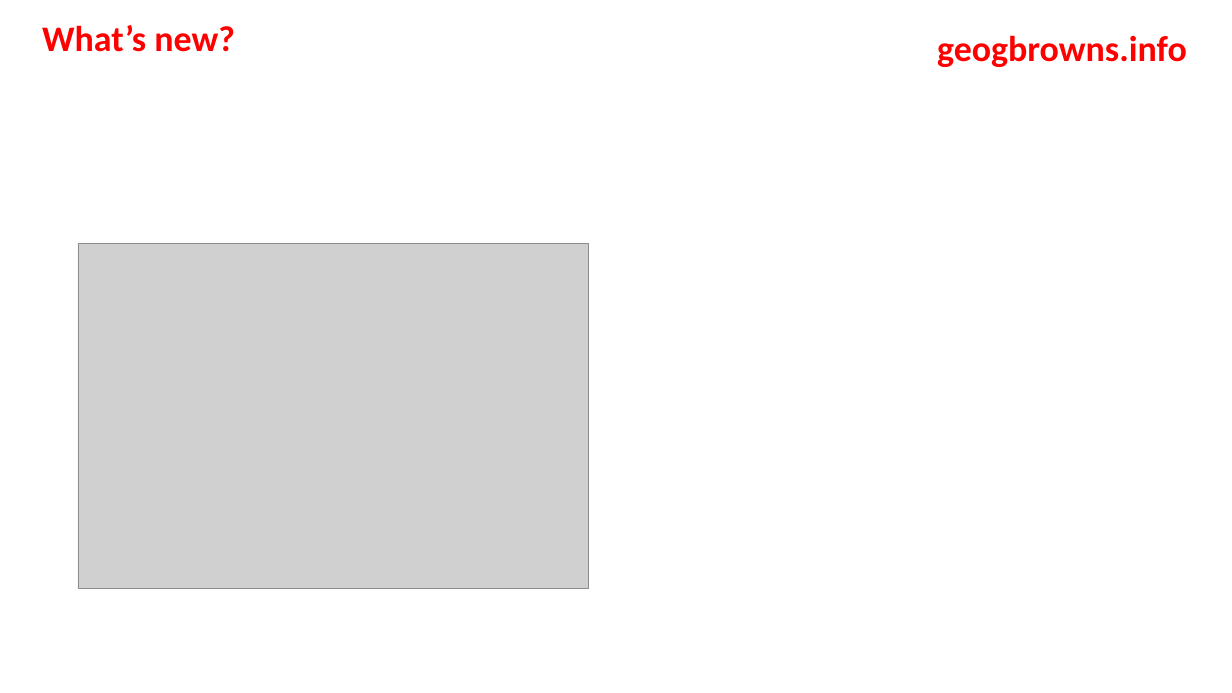
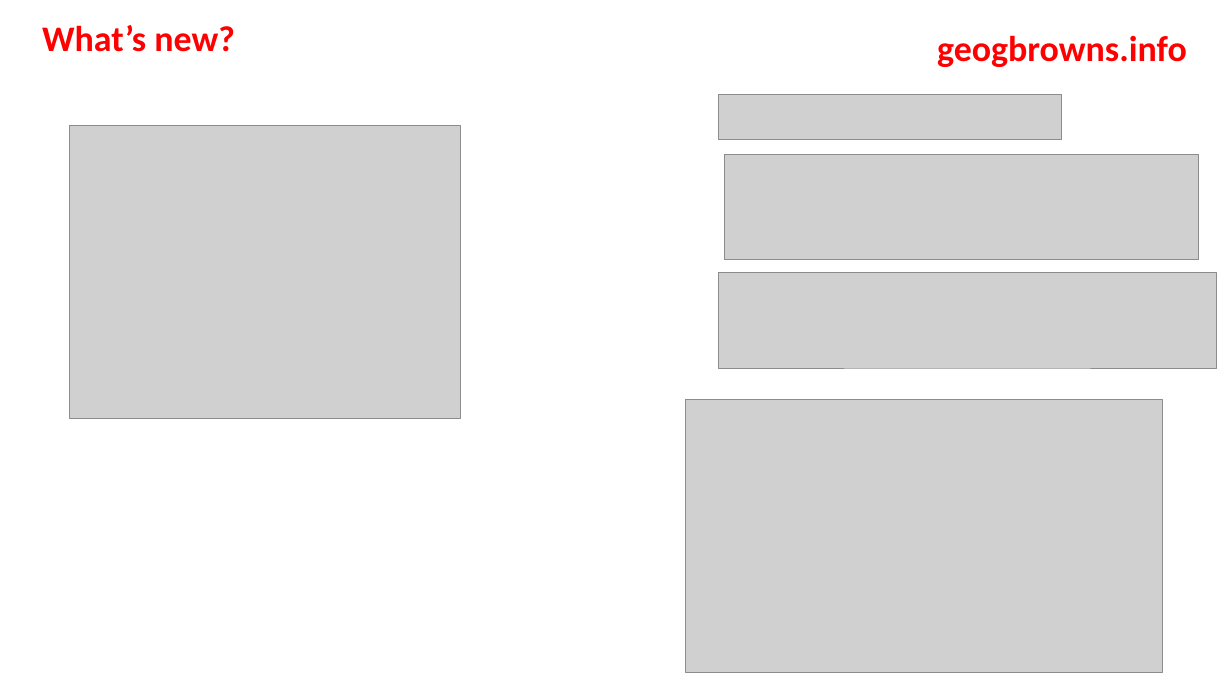
Before and after one commit to dmrom7/geogbrowns, a slide deck: slide 3 of news.pptx. Drawn at 1232x693 pixels with LibreOffice and Linux fonts; fonts in the diff are those of the drawing; grey boxes stand for pictures. Boxes give left, top, right and bottom in pixels: in the first picture for what was removed or moved away, otherwise in the second. Text is boxed around its words. In the diff, an @@ line names an element or a change of style, - is before the commit and + after.

```diff
--- a/news.pptx
+++ b/news.pptx
@@ picture added at (x1=719, y1=95, x2=1063, y2=140) @@
@@ picture added at (x1=69, y1=126, x2=460, y2=420) @@
@@ picture added at (x1=725, y1=154, x2=1199, y2=260) @@
@@ picture removed at (x1=78, y1=244, x2=588, y2=589) @@
@@ picture added at (x1=719, y1=273, x2=1217, y2=369) @@
@@ picture added at (x1=685, y1=399, x2=1163, y2=672) @@
```
Also in this commit, not shown: 1 slide added, 2 other files.
